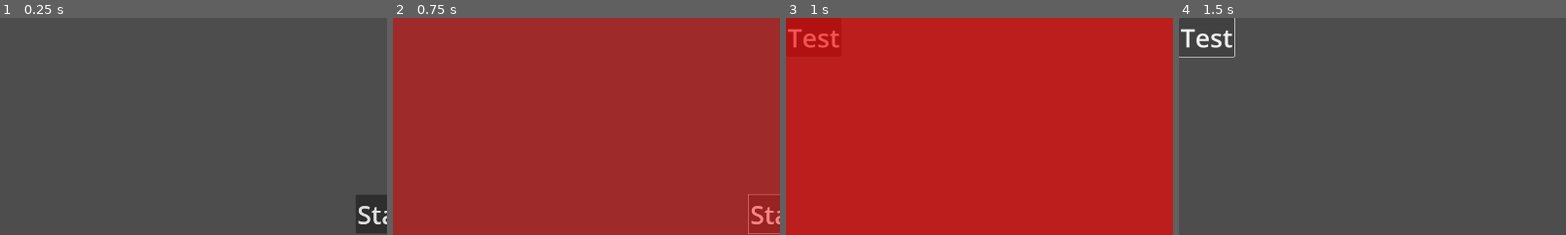
Above: before the commit, frames 1-4 (left to right).
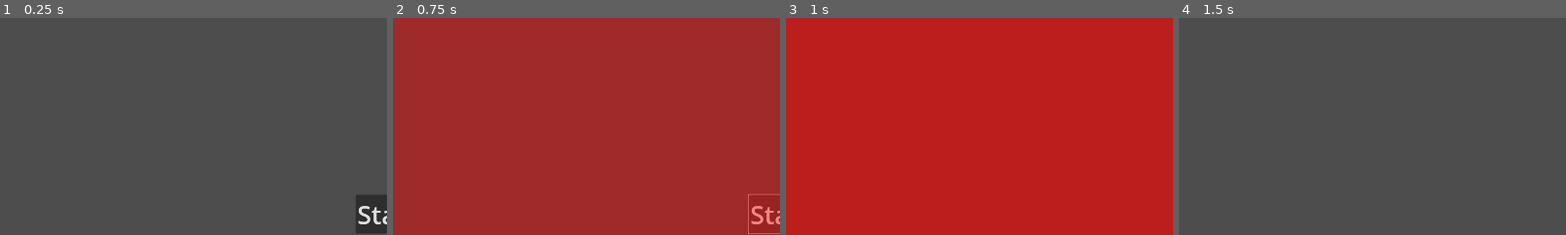
Above: after the commit, the same moments.

Repository: Morfinic/PWR_2_st.2_Projekt_Przejsciowy
Game: Godot game, scene res://Scenes/Main_Menu/Main_Menu.tscn
Two runs of this game, one before a commit and one after it. Both use one fixed random seed, a clock stepped at 60 frames per second and the inputs below.
Inputs (mouse positions are % of the whole screen's width and height, from its top left):
- Up to frame 1 (0.25 s): no input
- Up to frame 2 (0.75 s): click "Start" at 0.5 s
- Up to frame 3 (1 s): no input
- Up to frame 4 (1.5 s): click (4, 4) at 1.25 s, where only the run before the commit has a clickable "Test"
The pictures show only the part of the screen within x 0-50%, y 0-50%; the shares and areas given below are measured in that part.

Frames 1-2 are identical in both runs. In frame 3, 0.4% of the frame differs, in the area x 0-14%, y 5-14%; in frame 4, 0.6%, in the area x 0-15%, y 0-19%.

Commit message:
Dodano dzialajhacy tileset oraz szklielet menu do wyboru algorytmu.

Diff:
--- /dev/null
+++ b/Assets/Generation_Menu.tres
@@ -0,0 +1,9 @@
+[gd_resource type="Theme" format=3 uid="uid://c1gwtmfugunqi"]
+
+[resource]
+Button/font_sizes/font_size = 32
+Label/font_sizes/font_size = 32
+MarginContainer/constants/margin_bottom = 16
+MarginContainer/constants/margin_left = 16
+MarginContainer/constants/margin_right = 16
+MarginContainer/constants/margin_top = 16
--- a/Scenes/Generation_Manager/Generation_Manager.tscn
+++ b/Scenes/Generation_Manager/Generation_Manager.tscn
@@ -1,21 +1,505 @@
-[gd_scene load_steps=2 format=3 uid="uid://dyev4pvpi15t6"]
-
-[ext_resource type="Theme" uid="uid://bo5kiy13u1sso" path="res://Assets/Menu_Theme.tres" id="1_hj3r6"]
+[gd_scene load_steps=7 format=3 uid="uid://dyev4pvpi15t6"]
+
+[ext_resource type="Theme" uid="uid://c1gwtmfugunqi" path="res://Assets/Generation_Menu.tres" id="1_uumgm"]
+[ext_resource type="Texture2D" uid="uid://bxaam1kq853wu" path="res://Assets/TileLayers/TileMapExport.png" id="2_uumgm"]
+
+[sub_resource type="GDScript" id="GDScript_q2ugx"]
+script/source = "extends CanvasLayer
+
+
+func _ready() -> void:
+	self.visible = false
+
+
+func _unhandled_key_input(event: InputEvent) -> void:
+	if event.is_action_pressed(\"open_pdg_menu\"):
+		self.visible = !self.visible
+	get_viewport().set_input_as_handled()
+"
+
+[sub_resource type="GDScript" id="GDScript_uumgm"]
+script/source = "extends Camera2D
+
+
+var zoomValue: float = 1
+var cameraMove: bool = false
+
+
+var _previousPosition: Vector2 = Vector2(0, 0)
+var _moveCamera: bool = false
+var _startPosition: Vector2
+
+func _input(event: InputEvent) -> void:
+	if event.is_action(\"zoom_in\"):
+		zoomValue += 0.1
+	elif event.is_action(\"zoom_out\"):
+		zoomValue -= 0.1
+
+#dziala jakos i rusza kamere
+func _unhandled_input(event: InputEvent):
+	if event is InputEventMouseButton && event.button_index == MOUSE_BUTTON_LEFT:
+		get_viewport().set_input_as_handled()
+		if event.is_pressed():
+			_previousPosition = event.position
+			_moveCamera = true
+			_startPosition = position
+		else:
+			_moveCamera = false
+	elif event is InputEventMouseMotion && _moveCamera:
+		get_viewport().set_input_as_handled()
+		position += (_previousPosition - event.position) * (1 / zoomValue)
+		_previousPosition = event.position
+
+
+func _process(delta: float) -> void:
+	zoomValue = clampf(zoomValue, 1, 3)
+	zoom = Vector2(zoomValue, zoomValue)
+"
+
+[sub_resource type="TileSetAtlasSource" id="TileSetAtlasSource_q2ugx"]
+texture = ExtResource("2_uumgm")
+0:0/0 = 0
+0:0/0/terrain_set = 0
+0:0/0/terrain = 0
+0:0/0/terrains_peering_bit/right_side = 0
+0:0/0/terrains_peering_bit/bottom_right_corner = 0
+0:0/0/terrains_peering_bit/bottom_side = 0
+1:0/0 = 0
+1:0/0/terrain_set = 0
+1:0/0/terrain = 0
+1:0/0/terrains_peering_bit/right_side = 0
+1:0/0/terrains_peering_bit/bottom_right_corner = 0
+1:0/0/terrains_peering_bit/bottom_side = 0
+1:0/0/terrains_peering_bit/bottom_left_corner = 0
+1:0/0/terrains_peering_bit/left_side = 0
+2:0/0 = 0
+2:0/0/terrain_set = 0
+2:0/0/terrain = 0
+2:0/0/terrains_peering_bit/bottom_side = 0
+2:0/0/terrains_peering_bit/bottom_left_corner = 0
+2:0/0/terrains_peering_bit/left_side = 0
+3:0/0 = 0
+3:0/0/terrain_set = 0
+3:0/0/terrain = 0
+3:0/0/terrains_peering_bit/bottom_side = 0
+4:0/0 = 0
+4:0/0/terrain_set = 0
+4:0/0/terrain = 0
+4:0/0/terrains_peering_bit/right_side = 0
+4:0/0/terrains_peering_bit/bottom_side = 0
+0:1/0 = 0
+0:1/0/terrain_set = 0
+0:1/0/terrain = 0
+0:1/0/terrains_peering_bit/right_side = 0
+0:1/0/terrains_peering_bit/bottom_right_corner = 0
+0:1/0/terrains_peering_bit/bottom_side = 0
+0:1/0/terrains_peering_bit/top_side = 0
+0:1/0/terrains_peering_bit/top_right_corner = 0
+1:1/0 = 0
+1:1/0/terrain_set = 0
+1:1/0/terrain = 0
+1:1/0/terrains_peering_bit/right_side = 0
+1:1/0/terrains_peering_bit/bottom_right_corner = 0
+1:1/0/terrains_peering_bit/bottom_side = 0
+1:1/0/terrains_peering_bit/bottom_left_corner = 0
+1:1/0/terrains_peering_bit/left_side = 0
+1:1/0/terrains_peering_bit/top_left_corner = 0
+1:1/0/terrains_peering_bit/top_side = 0
+1:1/0/terrains_peering_bit/top_right_corner = 0
+2:1/0 = 0
+2:1/0/terrain_set = 0
+2:1/0/terrain = 0
+2:1/0/terrains_peering_bit/bottom_side = 0
+2:1/0/terrains_peering_bit/bottom_left_corner = 0
+2:1/0/terrains_peering_bit/left_side = 0
+2:1/0/terrains_peering_bit/top_left_corner = 0
+2:1/0/terrains_peering_bit/top_side = 0
+3:1/0 = 0
+3:1/0/terrain_set = 0
+3:1/0/terrain = 0
+3:1/0/terrains_peering_bit/bottom_side = 0
+3:1/0/terrains_peering_bit/top_side = 0
+4:1/0 = 0
+4:1/0/terrain_set = 0
+4:1/0/terrain = 0
+4:1/0/terrains_peering_bit/right_side = 0
+4:1/0/terrains_peering_bit/bottom_side = 0
+4:1/0/terrains_peering_bit/top_side = 0
+4:1/0/terrains_peering_bit/top_right_corner = 0
+0:2/0 = 0
+0:2/0/terrain_set = 0
+0:2/0/terrain = 0
+0:2/0/terrains_peering_bit/right_side = 0
+0:2/0/terrains_peering_bit/top_side = 0
+0:2/0/terrains_peering_bit/top_right_corner = 0
+1:2/0 = 0
+1:2/0/terrain_set = 0
+1:2/0/terrain = 0
+1:2/0/terrains_peering_bit/right_side = 0
+1:2/0/terrains_peering_bit/left_side = 0
+1:2/0/terrains_peering_bit/top_left_corner = 0
+1:2/0/terrains_peering_bit/top_side = 0
+1:2/0/terrains_peering_bit/top_right_corner = 0
+2:2/0 = 0
+2:2/0/terrain_set = 0
+2:2/0/terrain = 0
+2:2/0/terrains_peering_bit/left_side = 0
+2:2/0/terrains_peering_bit/top_left_corner = 0
+2:2/0/terrains_peering_bit/top_side = 0
+3:2/0 = 0
+3:2/0/terrain_set = 0
+3:2/0/terrain = 0
+3:2/0/terrains_peering_bit/top_side = 0
+4:2/0 = 0
+4:2/0/terrain_set = 0
+4:2/0/terrain = 0
+4:2/0/terrains_peering_bit/right_side = 0
+4:2/0/terrains_peering_bit/bottom_right_corner = 0
+4:2/0/terrains_peering_bit/bottom_side = 0
+4:2/0/terrains_peering_bit/top_side = 0
+4:3/0 = 0
+4:3/0/terrain_set = 0
+4:3/0/terrain = 0
+4:3/0/terrains_peering_bit/right_side = 0
+4:3/0/terrains_peering_bit/top_side = 0
+3:3/0 = 0
+3:3/0/terrain_set = 0
+3:3/0/terrain = 0
+2:3/0 = 0
+2:3/0/terrain_set = 0
+2:3/0/terrain = 0
+2:3/0/terrains_peering_bit/left_side = 0
+1:3/0 = 0
+1:3/0/terrain_set = 0
+1:3/0/terrain = 0
+1:3/0/terrains_peering_bit/right_side = 0
+1:3/0/terrains_peering_bit/left_side = 0
+0:3/0 = 0
+0:3/0/terrain_set = 0
+0:3/0/terrain = 0
+0:3/0/terrains_peering_bit/right_side = 0
+5:0/0 = 0
+5:0/0/terrain_set = 0
+5:0/0/terrain = 0
+5:0/0/terrains_peering_bit/right_side = 0
+5:0/0/terrains_peering_bit/bottom_side = 0
+5:0/0/terrains_peering_bit/bottom_left_corner = 0
+5:0/0/terrains_peering_bit/left_side = 0
+6:0/0 = 0
+6:0/0/terrain_set = 0
+6:0/0/terrain = 0
+6:0/0/terrains_peering_bit/right_side = 0
+6:0/0/terrains_peering_bit/bottom_right_corner = 0
+6:0/0/terrains_peering_bit/bottom_side = 0
+6:0/0/terrains_peering_bit/left_side = 0
+7:0/0 = 0
+7:0/0/terrain_set = 0
+7:0/0/terrain = 0
+7:0/0/terrains_peering_bit/bottom_side = 0
+7:0/0/terrains_peering_bit/left_side = 0
+8:0/0 = 0
+8:0/0/terrain_set = 0
+8:0/0/terrain = 0
+8:0/0/terrains_peering_bit/right_side = 0
+8:0/0/terrains_peering_bit/bottom_side = 0
+8:0/0/terrains_peering_bit/left_side = 0
+9:0/0 = 0
+9:0/0/terrain_set = 0
+9:0/0/terrain = 0
+9:0/0/terrains_peering_bit/right_side = 0
+9:0/0/terrains_peering_bit/bottom_right_corner = 0
+9:0/0/terrains_peering_bit/bottom_side = 0
+9:0/0/terrains_peering_bit/left_side = 0
+9:0/0/terrains_peering_bit/top_left_corner = 0
+9:0/0/terrains_peering_bit/top_side = 0
+9:1/0 = 0
+9:1/0/terrain_set = 0
+9:1/0/terrain = 0
+9:1/0/terrains_peering_bit/right_side = 0
+9:1/0/terrains_peering_bit/bottom_side = 0
+9:1/0/terrains_peering_bit/bottom_left_corner = 0
+9:1/0/terrains_peering_bit/left_side = 0
+9:1/0/terrains_peering_bit/top_side = 0
+9:1/0/terrains_peering_bit/top_right_corner = 0
+8:1/0 = 0
+8:1/0/terrain_set = 0
+8:1/0/terrain = 0
+8:1/0/terrains_peering_bit/right_side = 0
+8:1/0/terrains_peering_bit/bottom_side = 0
+8:1/0/terrains_peering_bit/left_side = 0
+8:1/0/terrains_peering_bit/top_left_corner = 0
+8:1/0/terrains_peering_bit/top_side = 0
+8:1/0/terrains_peering_bit/top_right_corner = 0
+7:1/0 = 0
+7:1/0/terrain_set = 0
+7:1/0/terrain = 0
+7:1/0/terrains_peering_bit/bottom_side = 0
+7:1/0/terrains_peering_bit/left_side = 0
+7:1/0/terrains_peering_bit/top_left_corner = 0
+7:1/0/terrains_peering_bit/top_side = 0
+6:1/0 = 0
+6:1/0/terrain_set = 0
+6:1/0/terrain = 0
+6:1/0/terrains_peering_bit/right_side = 0
+6:1/0/terrains_peering_bit/bottom_right_corner = 0
+6:1/0/terrains_peering_bit/bottom_side = 0
+6:1/0/terrains_peering_bit/left_side = 0
+6:1/0/terrains_peering_bit/top_left_corner = 0
+6:1/0/terrains_peering_bit/top_side = 0
+6:1/0/terrains_peering_bit/top_right_corner = 0
+5:1/0 = 0
+5:1/0/terrain_set = 0
+5:1/0/terrain = 0
+5:1/0/terrains_peering_bit/right_side = 0
+5:1/0/terrains_peering_bit/bottom_side = 0
+5:1/0/terrains_peering_bit/bottom_left_corner = 0
+5:1/0/terrains_peering_bit/left_side = 0
+5:1/0/terrains_peering_bit/top_left_corner = 0
+5:1/0/terrains_peering_bit/top_side = 0
+5:1/0/terrains_peering_bit/top_right_corner = 0
+5:2/0 = 0
+5:2/0/terrain_set = 0
+5:2/0/terrain = 0
+5:2/0/terrains_peering_bit/right_side = 0
+5:2/0/terrains_peering_bit/bottom_right_corner = 0
+5:2/0/terrains_peering_bit/bottom_side = 0
+5:2/0/terrains_peering_bit/bottom_left_corner = 0
+5:2/0/terrains_peering_bit/left_side = 0
+5:2/0/terrains_peering_bit/top_left_corner = 0
+5:2/0/terrains_peering_bit/top_side = 0
+6:2/0 = 0
+6:2/0/terrain_set = 0
+6:2/0/terrain = 0
+6:2/0/terrains_peering_bit/right_side = 0
+6:2/0/terrains_peering_bit/bottom_right_corner = 0
+6:2/0/terrains_peering_bit/bottom_side = 0
+6:2/0/terrains_peering_bit/bottom_left_corner = 0
+6:2/0/terrains_peering_bit/left_side = 0
+6:2/0/terrains_peering_bit/top_side = 0
+6:2/0/terrains_peering_bit/top_right_corner = 0
+7:2/0 = 0
+7:2/0/terrain_set = 0
+7:2/0/terrain = 0
+7:2/0/terrains_peering_bit/bottom_side = 0
+7:2/0/terrains_peering_bit/bottom_left_corner = 0
+7:2/0/terrains_peering_bit/left_side = 0
+7:2/0/terrains_peering_bit/top_side = 0
+8:2/0 = 0
+8:2/0/terrain_set = 0
+8:2/0/terrain = 0
+8:2/0/terrains_peering_bit/right_side = 0
+8:2/0/terrains_peering_bit/bottom_right_corner = 0
+8:2/0/terrains_peering_bit/bottom_side = 0
+8:2/0/terrains_peering_bit/bottom_left_corner = 0
+8:2/0/terrains_peering_bit/left_side = 0
+8:2/0/terrains_peering_bit/top_side = 0
+9:2/0 = 0
+9:2/0/terrain_set = 0
+9:2/0/terrain = 0
+9:2/0/terrains_peering_bit/right_side = 0
+9:2/0/terrains_peering_bit/bottom_right_corner = 0
+9:2/0/terrains_peering_bit/bottom_side = 0
+9:2/0/terrains_peering_bit/left_side = 0
+9:2/0/terrains_peering_bit/top_side = 0
+10:2/0 = 0
+10:2/0/terrain_set = 0
+10:2/0/terrain = 0
+10:2/0/terrains_peering_bit/right_side = 0
+10:2/0/terrains_peering_bit/bottom_side = 0
+10:2/0/terrains_peering_bit/bottom_left_corner = 0
+10:2/0/terrains_peering_bit/left_side = 0
+10:2/0/terrains_peering_bit/top_side = 0
+10:3/0 = 0
+10:3/0/terrain_set = 0
+10:3/0/terrain = 0
+10:3/0/terrains_peering_bit/right_side = 0
+10:3/0/terrains_peering_bit/bottom_side = 0
+10:3/0/terrains_peering_bit/left_side = 0
+10:3/0/terrains_peering_bit/top_left_corner = 0
+10:3/0/terrains_peering_bit/top_side = 0
+9:3/0 = 0
+9:3/0/terrain_set = 0
+9:3/0/terrain = 0
+9:3/0/terrains_peering_bit/right_side = 0
+9:3/0/terrains_peering_bit/bottom_side = 0
+9:3/0/terrains_peering_bit/left_side = 0
+9:3/0/terrains_peering_bit/top_side = 0
+9:3/0/terrains_peering_bit/top_right_corner = 0
+8:3/0 = 0
+8:3/0/terrain_set = 0
+8:3/0/terrain = 0
+8:3/0/terrains_peering_bit/right_side = 0
+8:3/0/terrains_peering_bit/left_side = 0
+8:3/0/terrains_peering_bit/top_side = 0
+7:3/0 = 0
+7:3/0/terrain_set = 0
+7:3/0/terrain = 0
+7:3/0/terrains_peering_bit/left_side = 0
+7:3/0/terrains_peering_bit/top_side = 0
+6:3/0 = 0
+6:3/0/terrain_set = 0
+6:3/0/terrain = 0
+6:3/0/terrains_peering_bit/right_side = 0
+6:3/0/terrains_peering_bit/left_side = 0
+6:3/0/terrains_peering_bit/top_side = 0
+6:3/0/terrains_peering_bit/top_right_corner = 0
+5:3/0 = 0
+5:3/0/terrain_set = 0
+5:3/0/terrain = 0
+5:3/0/terrains_peering_bit/right_side = 0
+5:3/0/terrains_peering_bit/left_side = 0
+5:3/0/terrains_peering_bit/top_left_corner = 0
+5:3/0/terrains_peering_bit/top_side = 0
+4:4/0 = 0
+4:4/0/terrain_set = 0
+4:4/0/terrain = 0
+4:4/0/terrains_peering_bit/right_side = 0
+4:4/0/terrains_peering_bit/bottom_side = 0
+4:4/0/terrains_peering_bit/top_side = 0
+5:4/0 = 0
+5:4/0/terrain_set = 0
+5:4/0/terrain = 0
+5:4/0/terrains_peering_bit/right_side = 0
+5:4/0/terrains_peering_bit/bottom_side = 0
+5:4/0/terrains_peering_bit/bottom_left_corner = 0
+5:4/0/terrains_peering_bit/left_side = 0
+5:4/0/terrains_peering_bit/top_left_corner = 0
+5:4/0/terrains_peering_bit/top_side = 0
+6:4/0 = 0
+6:4/0/terrain_set = 0
+6:4/0/terrain = 0
+6:4/0/terrains_peering_bit/right_side = 0
+6:4/0/terrains_peering_bit/bottom_right_corner = 0
+6:4/0/terrains_peering_bit/bottom_side = 0
+6:4/0/terrains_peering_bit/left_side = 0
+6:4/0/terrains_peering_bit/top_side = 0
+6:4/0/terrains_peering_bit/top_right_corner = 0
+7:4/0 = 0
+7:4/0/terrain_set = 0
+7:4/0/terrain = 0
+7:4/0/terrains_peering_bit/bottom_side = 0
+7:4/0/terrains_peering_bit/left_side = 0
+7:4/0/terrains_peering_bit/top_side = 0
+8:4/0 = 0
+8:4/0/terrain_set = 0
+8:4/0/terrain = 0
+8:4/0/terrains_peering_bit/right_side = 0
+8:4/0/terrains_peering_bit/bottom_side = 0
+8:4/0/terrains_peering_bit/left_side = 0
+8:4/0/terrains_peering_bit/top_side = 0
+
+[sub_resource type="TileSet" id="TileSet_1httw"]
+terrain_set_0/mode = 0
+terrain_set_0/terrain_0/name = "Ground 0"
+terrain_set_0/terrain_0/color = Color(18.892157, 0, 0, 1)
+sources/0 = SubResource("TileSetAtlasSource_q2ugx")
 
 [node name="GenerationManager" type="Node2D"]
 
-[node name="Menu" type="Control" parent="."]
-layout_mode = 3
-offset_right = 192.0
-offset_bottom = 1080.0
+[node name="CanvasLayer" type="CanvasLayer" parent="."]
+visible = false
+script = SubResource("GDScript_q2ugx")
+
+[node name="HSplitter" type="HBoxContainer" parent="CanvasLayer"]
+anchors_preset = 15
+anchor_right = 1.0
+anchor_bottom = 1.0
+grow_horizontal = 2
 grow_vertical = 2
-
-[node name="VBoxContainer" type="VBoxContainer" parent="Menu"]
+size_flags_horizontal = 3
+size_flags_vertical = 3
+
+[node name="Left" type="VBoxContainer" parent="CanvasLayer/HSplitter"]
+layout_mode = 2
+size_flags_horizontal = 3
+
+[node name="Menu" type="MarginContainer" parent="CanvasLayer/HSplitter/Left"]
+layout_mode = 2
+size_flags_vertical = 3
+theme_override_constants/margin_left = 16
+theme_override_constants/margin_top = 16
+theme_override_constants/margin_right = 16
+theme_override_constants/margin_bottom = 16
+
+[node name="ColorRect" type="ColorRect" parent="CanvasLayer/HSplitter/Left/Menu"]
+layout_mode = 2
+color = Color(0.1254902, 0.1254902, 0.1254902, 1)
+
+[node name="Settings_VContainer" type="VBoxContainer" parent="CanvasLayer/HSplitter/Left/Menu/ColorRect"]
 layout_mode = 0
-offset_right = 40.0
-offset_bottom = 40.0
-
-[node name="Button" type="Button" parent="Menu/VBoxContainer"]
-layout_mode = 2
-theme = ExtResource("1_hj3r6")
-text = "Test"
+offset_right = 819.785
+offset_bottom = 288.0
+
+[node name="Title_Container" type="MarginContainer" parent="CanvasLayer/HSplitter/Left/Menu/ColorRect/Settings_VContainer"]
+layout_mode = 2
+theme = ExtResource("1_uumgm")
+theme_override_constants/margin_bottom = 8
+
+[node name="Title_String" type="Label" parent="CanvasLayer/HSplitter/Left/Menu/ColorRect/Settings_VContainer/Title_Container"]
+layout_mode = 2
+size_flags_horizontal = 0
+theme = ExtResource("1_uumgm")
+theme_override_font_sizes/font_size = 48
+text = "Algorithm Settings"
+
+[node name="Alg_Select" type="MarginContainer" parent="CanvasLayer/HSplitter/Left/Menu/ColorRect/Settings_VContainer"]
+layout_mode = 2
+theme = ExtResource("1_uumgm")
+theme_override_constants/margin_top = 8
+
+[node name="VBoxContainer" type="VBoxContainer" parent="CanvasLayer/HSplitter/Left/Menu/ColorRect/Settings_VContainer/Alg_Select"]
+layout_mode = 2
+alignment = 1
+
+[node name="Alg_Select_String" type="Label" parent="CanvasLayer/HSplitter/Left/Menu/ColorRect/Settings_VContainer/Alg_Select/VBoxContainer"]
+layout_mode = 2
+theme = ExtResource("1_uumgm")
+text = "Algorithms Option"
+vertical_alignment = 1
+
+[node name="Algorithm_Select" type="OptionButton" parent="CanvasLayer/HSplitter/Left/Menu/ColorRect/Settings_VContainer/Alg_Select/VBoxContainer"]
+layout_mode = 2
+size_flags_horizontal = 0
+size_flags_vertical = 4
+theme_override_font_sizes/font_size = 24
+item_count = 1
+popup/item_0/text = "Random Walker"
+popup/item_0/id = 0
+
+[node name="Generate_Btn_Container" type="MarginContainer" parent="CanvasLayer/HSplitter/Left/Menu/ColorRect/Settings_VContainer"]
+layout_mode = 2
+theme = ExtResource("1_uumgm")
+
+[node name="Button_Container" type="HBoxContainer" parent="CanvasLayer/HSplitter/Left/Menu/ColorRect/Settings_VContainer/Generate_Btn_Container"]
+layout_mode = 2
+size_flags_horizontal = 0
+
+[node name="Left" type="HBoxContainer" parent="CanvasLayer/HSplitter/Left/Menu/ColorRect/Settings_VContainer/Generate_Btn_Container/Button_Container"]
+layout_mode = 2
+size_flags_horizontal = 3
+
+[node name="Generate_Btn" type="Button" parent="CanvasLayer/HSplitter/Left/Menu/ColorRect/Settings_VContainer/Generate_Btn_Container/Button_Container"]
+layout_mode = 2
+text = "Generate"
+
+[node name="Right" type="HBoxContainer" parent="CanvasLayer/HSplitter/Left/Menu/ColorRect/Settings_VContainer/Generate_Btn_Container/Button_Container"]
+layout_mode = 2
+size_flags_horizontal = 3
+
+[node name="Right" type="VBoxContainer" parent="CanvasLayer/HSplitter"]
+layout_mode = 2
+size_flags_horizontal = 3
+size_flags_stretch_ratio = 1.25
+
+[node name="Camera" type="Camera2D" parent="."]
+position = Vector2(960, 545)
+limit_left = -500
+limit_top = -500
+limit_right = 2420
+limit_bottom = 1580
+script = SubResource("GDScript_uumgm")
+
+[node name="TileLayerHolder" type="Node2D" parent="."]
+
+[node name="Ground" type="TileMapLayer" parent="TileLayerHolder"]
+tile_set = SubResource("TileSet_1httw")
--- a/project.godot
+++ b/project.godot
@@ -10,17 +10,35 @@
 
 [application]
 
-config/name="Nowy projekt gry"
+config/name="Projekt_Przejsciowy"
 run/main_scene="uid://251c86fho57r"
-config/features=PackedStringArray("4.4", "Forward Plus")
+config/features=PackedStringArray("4.5", "Forward Plus")
 config/icon="uid://bjwwluu153fkq"
 
 [autoload]
 
-SceneChanger="*res://Globals/Scene_Changer/SceneChanger.tscn"
+SceneChanger="*res://Globals/SceneChanger.tscn"
 
 [display]
 
 window/size/viewport_width=1920
 window/size/viewport_height=1080
 window/size/resizable=false
+
+[input]
+
+open_pdg_menu={
+"deadzone": 0.2,
+"events": [Object(InputEventKey,"resource_local_to_scene":false,"resource_name":"","device":-1,"window_id":0,"alt_pressed":false,"shift_pressed":false,"ctrl_pressed":false,"meta_pressed":false,"pressed":false,"keycode":0,"physical_keycode":4194305,"key_label":0,"unicode":0,"location":0,"echo":false,"script":null)
+]
+}
+zoom_in={
+"deadzone": 0.2,
+"events": [Object(InputEventMouseButton,"resource_local_to_scene":false,"resource_name":"","device":-1,"window_id":0,"alt_pressed":false,"shift_pressed":false,"ctrl_pressed":false,"meta_pressed":false,"button_mask":8,"position":Vector2(251, 16),"global_position":Vector2(260, 64),"factor":1.0,"button_index":4,"canceled":false,"pressed":true,"double_click":false,"script":null)
+]
+}
+zoom_out={
+"deadzone": 0.2,
+"events": [Object(InputEventMouseButton,"resource_local_to_scene":false,"resource_name":"","device":-1,"window_id":0,"alt_pressed":false,"shift_pressed":false,"ctrl_pressed":false,"meta_pressed":false,"button_mask":16,"position":Vector2(256, 16),"global_position":Vector2(265, 64),"factor":1.0,"button_index":5,"canceled":false,"pressed":true,"double_click":false,"script":null)
+]
+}
Binary file added: Assets/TileLayers/TileMapExport.png
Not shown, added: Assets/TileLayers/TileMapExport.png.import
Binary file added: Assets/TileLayers/TileMapLayerProj.aseprite
Binary file added: Assets/TileLayers/level_tileset_Template.png
Not shown, added: Assets/TileLayers/level_tileset_Template.png.import
Renamed: Globals/Scene_Changer/SceneChanger.tscn -> Globals/SceneChanger.tscn
